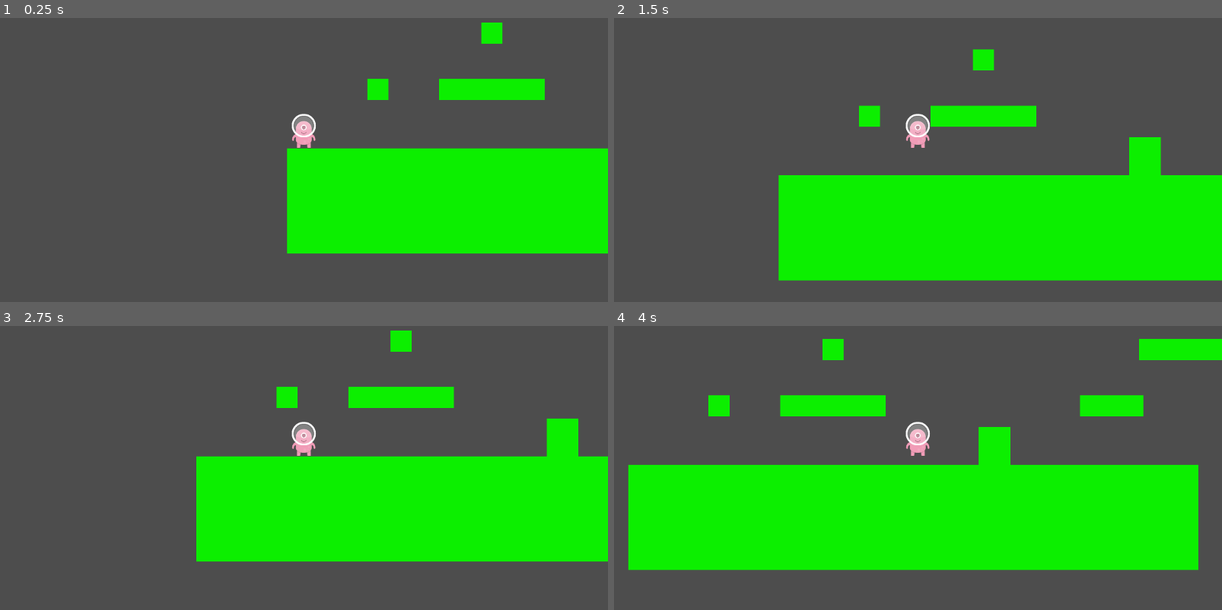
Above: before the commit, frames 1-4 (two rows, left to right).
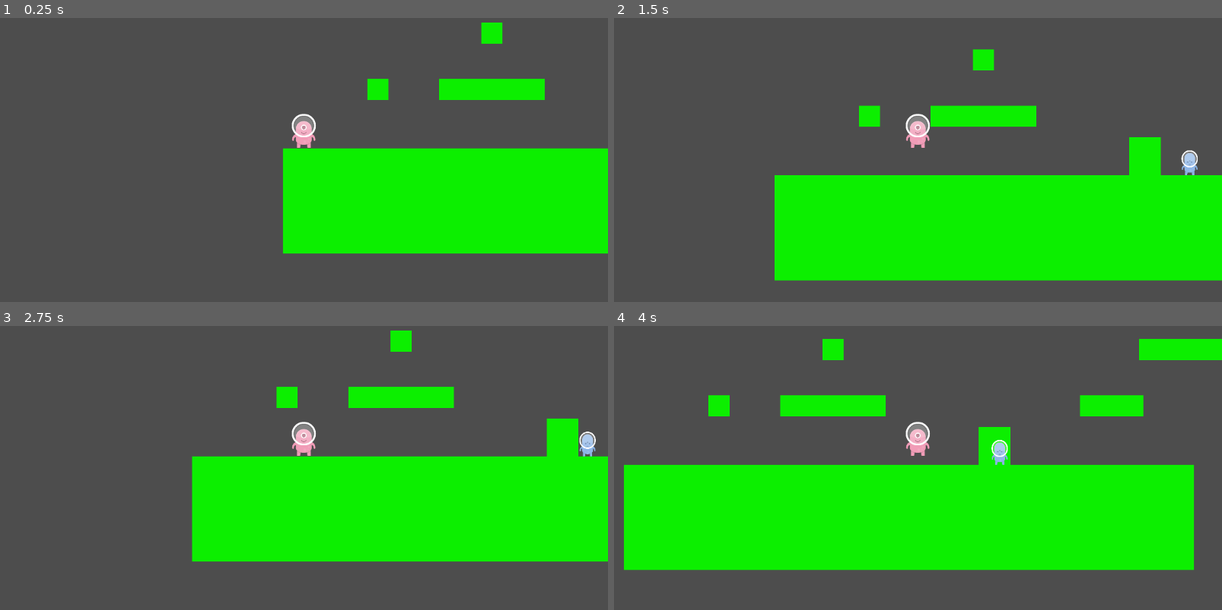
Above: after the commit, the same moments.

Repository: rcooper47/untitled-platformer
Game: Godot game, scene res://level.tscn
The game is run twice, just before and just after one commit, with the same random seed, the same clock (stepped at 60 frames per second) and the same inputs. The project has no main scene, so this scene is started directly.
Inputs:
- Up to frame 1 (0.25 s): no input
- Up to frame 2 (1.5 s): tap Enter (ui_accept) at 0.5, 0.77 s; hold Right (ui_right) from 0.53 s (still down)
- Up to frame 3 (2.75 s): tap Enter (ui_accept) at 1.52 s; release Right (ui_right) at 2.03 s; hold Left (ui_left) from 2.03 s (still down)
- Up to frame 4 (4 s): release Left (ui_left) at 2.78 s; hold Right (ui_right) from 2.78 s (still down); tap Enter (ui_accept) at 3.02, 3.77 s

The runs differ from the first frame. In frame 1, 0.3% of the frame differs, in the area x 46-48%, y 45-83%; in frame 2, 0.5%; in frame 3, 0.5%; in frame 4, 0.7%, in the area x 1-97%, y 40-87%.

Commit message:
Add collision shape

Diff:
--- /dev/null
+++ b/EnemyMovement2.gd
@@ -0,0 +1,11 @@
+extends StaticBody2D
+
+const speed = 30
+var value = randf_range(-1, 1)
+var direction = Vector2(-1,0).normalized()
+
+func _ready():
+	pass
+
+func _physics_process(delta):
+	position += direction * speed * delta
--- a/level.tscn
+++ b/level.tscn
@@ -1,9 +1,11 @@
-[gd_scene load_steps=8 format=3 uid="uid://ckj06atgu0f2l"]
+[gd_scene load_steps=11 format=3 uid="uid://ckj06atgu0f2l"]
 
 [ext_resource type="Texture2D" uid="uid://c6i0mvmwqmn3v" path="res://Assets/Platformer Pack Redux/Spritesheets/spritesheet_complete.png" id="1_m2rko"]
 [ext_resource type="PackedScene" uid="uid://cmwkncwdeqqpc" path="res://Tile.tscn" id="2_aokib"]
 [ext_resource type="Script" path="res://PlayerMovement.gd" id="3_3bjr4"]
 [ext_resource type="Texture2D" uid="uid://cwslmkwh4ryo" path="res://Assets/Platformer Pack Redux/PNG/Players/128x256/Pink/alienPink_front.png" id="3_oo8o6"]
+[ext_resource type="Script" path="res://EnemyMovement2.gd" id="5_atf8f"]
+[ext_resource type="Texture2D" uid="uid://5heh70cmg25h" path="res://Assets/Platformer Pack Redux/PNG/Players/128x256/Blue/alienBlue_front.png" id="5_s8fw2"]
 
 [sub_resource type="TileSetAtlasSource" id="TileSetAtlasSource_va1rx"]
 texture = ExtResource("1_m2rko")
@@ -17072,6 +17074,9 @@
 [sub_resource type="RectangleShape2D" id="RectangleShape2D_iqk2w"]
 size = Vector2(12, 16)
 
+[sub_resource type="RectangleShape2D" id="RectangleShape2D_8xyst"]
+size = Vector2(33, 48.5)
+
 [node name="Node2D" type="Node2D"]
 
 [node name="TileMap" type="TileMap" parent="."]
@@ -17084,7 +17089,7 @@
 position = Vector2(408, 568)
 
 [node name="Griund Tile" parent="Environment/Floor" instance=ExtResource("2_aokib")]
-position = Vector2(-408, 40)
+position = Vector2(-416, 40)
 scale = Vector2(27, 5)
 
 [node name="Griund Tile2" parent="Environment/Floor" instance=ExtResource("2_aokib")]
@@ -17221,18 +17226,31 @@
 [node name="Griund Tile18" parent="Environment/Grounded Obstacles" instance=ExtResource("2_aokib")]
 position = Vector2(4360, 568)
 
-[node name="CharacterBody2D" type="CharacterBody2D" parent="."]
+[node name="PlayerBody2D" type="CharacterBody2D" parent="."]
 position = Vector2(32, 576)
 scale = Vector2(2, 2)
 script = ExtResource("3_3bjr4")
 
-[node name="CollisionShape2D" type="CollisionShape2D" parent="CharacterBody2D"]
+[node name="CollisionShape2D" type="CollisionShape2D" parent="PlayerBody2D"]
 scale = Vector2(2, 2)
 shape = SubResource("RectangleShape2D_iqk2w")
 
-[node name="Sprite2D" type="Sprite2D" parent="CharacterBody2D"]
+[node name="Sprite2D" type="Sprite2D" parent="PlayerBody2D"]
 position = Vector2(-4.76837e-07, -12)
 scale = Vector2(0.21875, 0.214844)
 texture = ExtResource("3_oo8o6")
 
-[node name="Camera2D" type="Camera2D" parent="CharacterBody2D"]
+[node name="Camera2D" type="Camera2D" parent="PlayerBody2D"]
+
+[node name="StaticBody2D" type="StaticBody2D" parent="."]
+position = Vector2(824, 584)
+script = ExtResource("5_atf8f")
+
+[node name="CollisionShape2D" type="CollisionShape2D" parent="StaticBody2D"]
+position = Vector2(0, 0.25)
+shape = SubResource("RectangleShape2D_8xyst")
+
+[node name="Sprite2D" type="Sprite2D" parent="StaticBody2D"]
+position = Vector2(0, -16)
+scale = Vector2(0.296875, 0.3125)
+texture = ExtResource("5_s8fw2")
